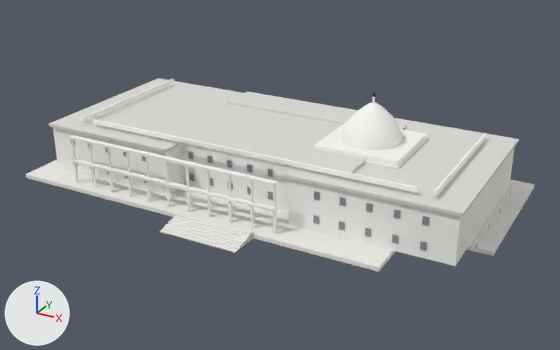
An edit to the glTF model public/models/bangabhaban-lod2.glb, drawn before and after from the same camera.
Before and after are seen from a camera (50 mm lens) standing at (66.4, -119.3, 61.5) and looking at (3.1, -4.2, 3.9). The lights are fixed; the arrows at lower left show +X, +Y and +Z. The first picture is the older version. Vertices at exactly the same position are counted once.

Objects in the first picture: 'CentralHall', 'Dome', 'DomeDrum', 'DomePavilion', 'EastWing', 'EntranceStair', 'Loggia', 'Parapet', 'Plinth', 'RoofDeck', 'WestWing', 'WindowsAndDoors'.
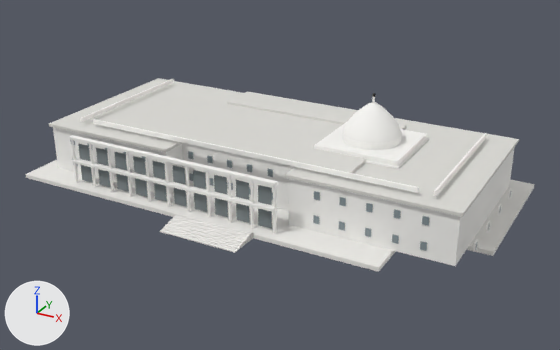
Where the change shows, as pixel boxes (x1, y1, x2, y2) in the pictures (560 x 350 px):
part 1 of me_loggia, added: after (81, 165, 93, 183)
part 2 of me_loggia, added: after (78, 144, 90, 161)
part 3 of me_loggia, added: after (98, 169, 111, 187)
part 4 of me_loggia, added: after (96, 148, 109, 166)
part 5 of me_loggia, added: after (116, 174, 129, 192)
part 6 of me_loggia, added: after (114, 152, 127, 170)
part 7 of me_loggia, added: after (135, 178, 148, 197)
part 8 of me_loggia, added: after (133, 156, 146, 175)
part 9 of me_loggia, added: after (154, 183, 167, 202)
part 10 of me_loggia, added: after (153, 161, 165, 179)
part 11 of me_loggia, added: after (174, 188, 187, 207)
part 12 of me_loggia, added: after (172, 165, 186, 184)
part 13 of me_loggia, added: after (194, 193, 207, 212)
part 14 of me_loggia, added: after (193, 170, 206, 189)
part 15 of me_loggia, added: after (215, 198, 228, 217)
part 16 of me_loggia, added: after (214, 175, 227, 194)
part 17 of me_loggia, added: after (236, 203, 250, 223)
part 18 of me_loggia, added: after (236, 180, 249, 200)
part 19 of me_loggia, added: after (258, 209, 272, 229)
part 20 of me_loggia, added: after (258, 185, 272, 205)

Edits to the bpy script that builds the scene:
```text
Add mat_recessshadow:
    mat_recessshadow = principled_material('RecessShadow')
    mat_recessshadow.base_color = (0.188, 0.22, 0.227)  # grey #788183
    mat_recessshadow.roughness = 0.96
Change me_loggia:
    used by ob_loggia; location = (0.0, 0.0, 0.0)
    remove me_loggia.from_pydata(...)  # 676 vertices, 1168 faces; spans x -32.9..10.9, y -20.0..-19.0, z 0.8..10.1
    add me_loggia.from_pydata(...)  # 836 vertices, 1408 faces; spans x -32.9..10.9, y -20.0..-18.9, z 0.8..10.1
    me_loggia part 1: a new loose piece, a box spanning x -31.65..-29.15, y -19.04..-18.92, z 1.2..4.37, in mat_recessshadow (grey #788183)
    me_loggia part 2: a new loose piece, a box spanning x -31.65..-29.15, y -19.04..-18.92, z 5.55..8.63, in mat_recessshadow (grey #788183)
    me_loggia part 3: a new loose piece, a box spanning x -27.34..-24.84, y -19.04..-18.92, z 1.2..4.37, in mat_recessshadow (grey #788183)
    me_loggia part 4: a new loose piece, a box spanning x -27.34..-24.84, y -19.04..-18.92, z 5.55..8.63, in mat_recessshadow (grey #788183)
    me_loggia part 5: a new loose piece, a box spanning x -23.03..-20.53, y -19.04..-18.92, z 1.2..4.37, in mat_recessshadow (grey #788183)
    me_loggia part 6: a new loose piece, a box spanning x -23.03..-20.53, y -19.04..-18.92, z 5.55..8.63, in mat_recessshadow (grey #788183)
    me_loggia part 7: a new loose piece, a box spanning x -18.72..-16.22, y -19.04..-18.92, z 1.2..4.37, in mat_recessshadow (grey #788183)
    me_loggia part 8: a new loose piece, a box spanning x -18.72..-16.22, y -19.04..-18.92, z 5.55..8.63, in mat_recessshadow (grey #788183)
    me_loggia part 9: a new loose piece, a box spanning x -14.41..-11.91, y -19.04..-18.92, z 1.2..4.37, in mat_recessshadow (grey #788183)
    me_loggia part 10: a new loose piece, a box spanning x -14.41..-11.91, y -19.04..-18.92, z 5.55..8.63, in mat_recessshadow (grey #788183)
    me_loggia part 11: a new loose piece, a box spanning x -10.09..-7.59, y -19.04..-18.92, z 1.2..4.37, in mat_recessshadow (grey #788183)
    me_loggia part 12: a new loose piece, a box spanning x -10.09..-7.59, y -19.04..-18.92, z 5.55..8.63, in mat_recessshadow (grey #788183)
    me_loggia part 13: a new loose piece, a box spanning x -5.78..-3.28, y -19.04..-18.92, z 1.2..4.37, in mat_recessshadow (grey #788183)
    me_loggia part 14: a new loose piece, a box spanning x -5.78..-3.28, y -19.04..-18.92, z 5.55..8.63, in mat_recessshadow (grey #788183)
    me_loggia part 15: a new loose piece, a box spanning x -1.47..1.03, y -19.04..-18.92, z 1.2..4.37, in mat_recessshadow (grey #788183)
    me_loggia part 16: a new loose piece, a box spanning x -1.47..1.03, y -19.04..-18.92, z 5.55..8.63, in mat_recessshadow (grey #788183)
    me_loggia part 17: a new loose piece, a box spanning x 2.84..5.34, y -19.04..-18.92, z 1.2..4.37, in mat_recessshadow (grey #788183)
    me_loggia part 18: a new loose piece, a box spanning x 2.84..5.34, y -19.04..-18.92, z 5.55..8.63, in mat_recessshadow (grey #788183)
    me_loggia part 19: a new loose piece, a box spanning x 7.15..9.65, y -19.04..-18.92, z 1.2..4.37, in mat_recessshadow (grey #788183)
    me_loggia part 20: a new loose piece, a box spanning x 7.15..9.65, y -19.04..-18.92, z 5.55..8.63, in mat_recessshadow (grey #788183)
    add me_loggia.materials.append(mat_recessshadow)  # grey #788183
```
